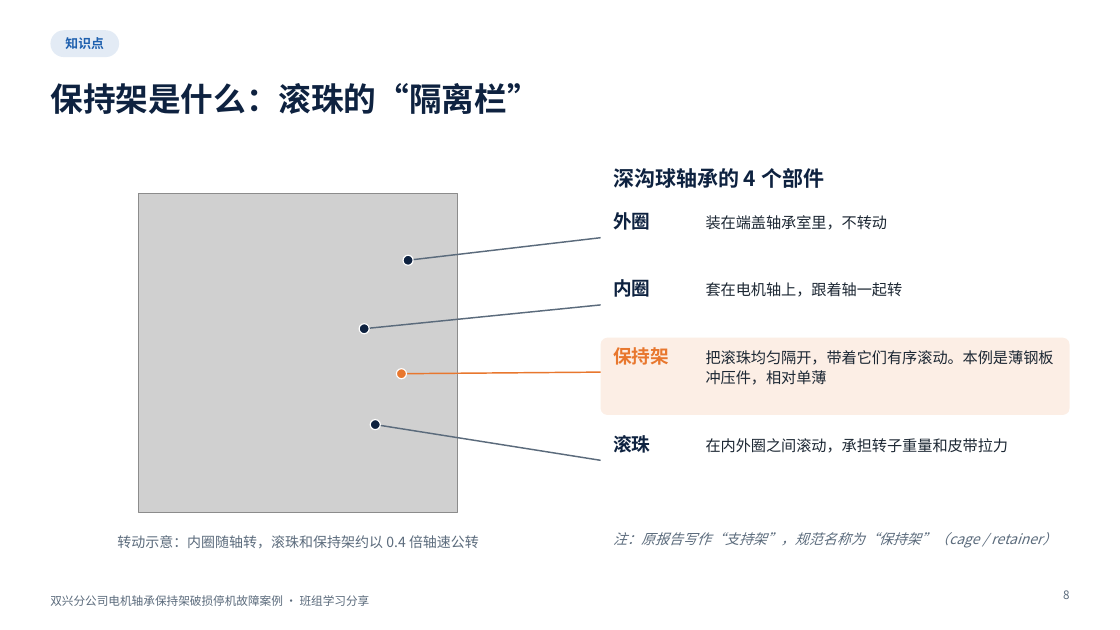
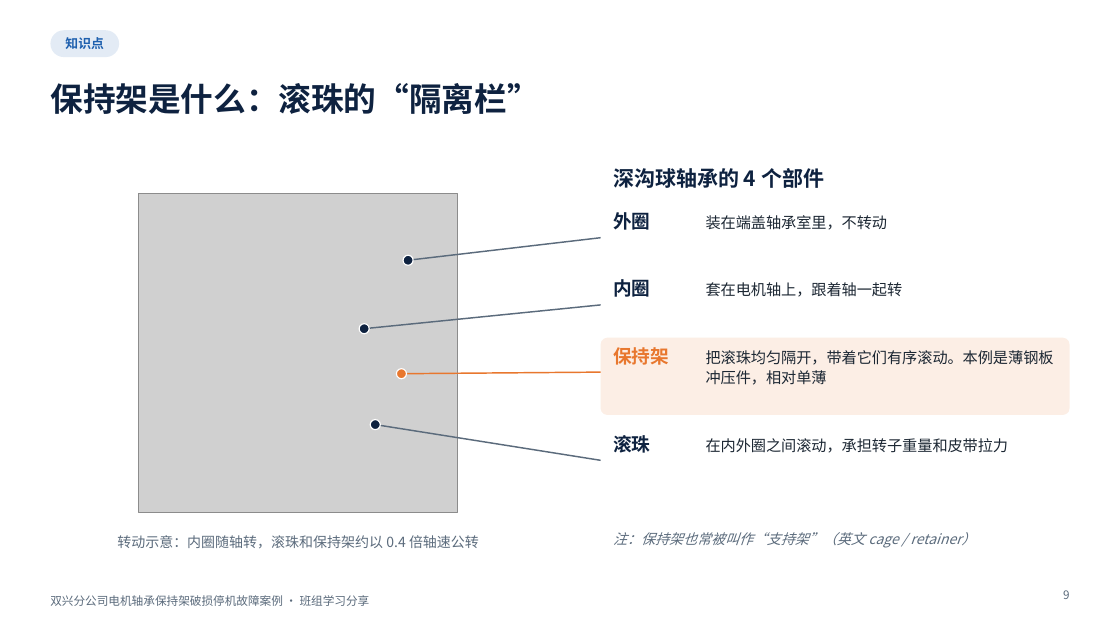
Before and after one commit to tdhvfrtz2r-netizen/YUGAFU, a slide deck: slide 9 of bearing_case_v2/out/bearing_case_v2.pptx (slide 8 before the commit). Drawn at 1120x630 pixels with LibreOffice and Linux fonts; fonts in the diff are those of the drawing; grey boxes stand for pictures; background and template pictures are left out. Boxes give left, top, right and bottom in pixels: in the first picture for what was removed or moved away, otherwise in the second. Text is boxed around its words. In the diff, an @@ line names an element or a change of style, - is before the commit and + after.

```diff
--- a/bearing_case_v2/out/bearing_case_v2.pptx
+++ b/bearing_case_v2/out/bearing_case_v2.pptx
@@ text at (x1=613, y1=532, x2=975, y2=548): text changed @@
-注：原报告写作“支持架”，规范名称为“保持架”（cage / retainer）
+注：保持架也常被叫作“支持架”（英文 cage / retainer）
```
Also in this commit, not shown: 8 other slides changed, 1 slide added, 11 other files.
